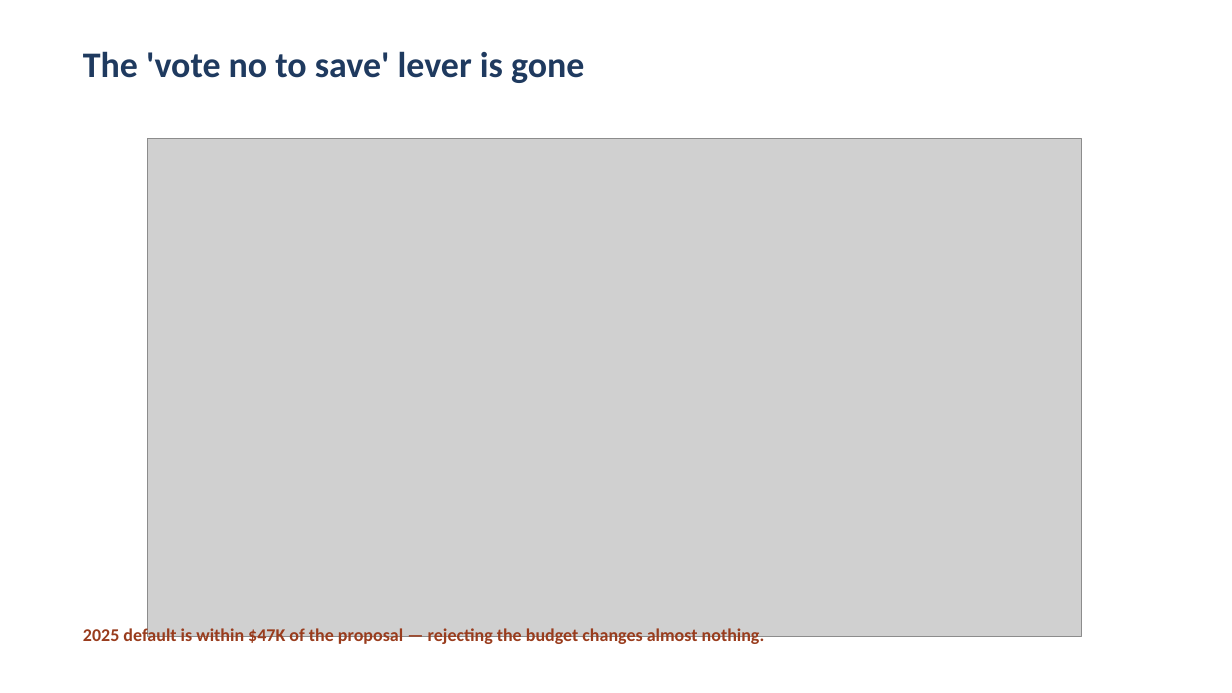
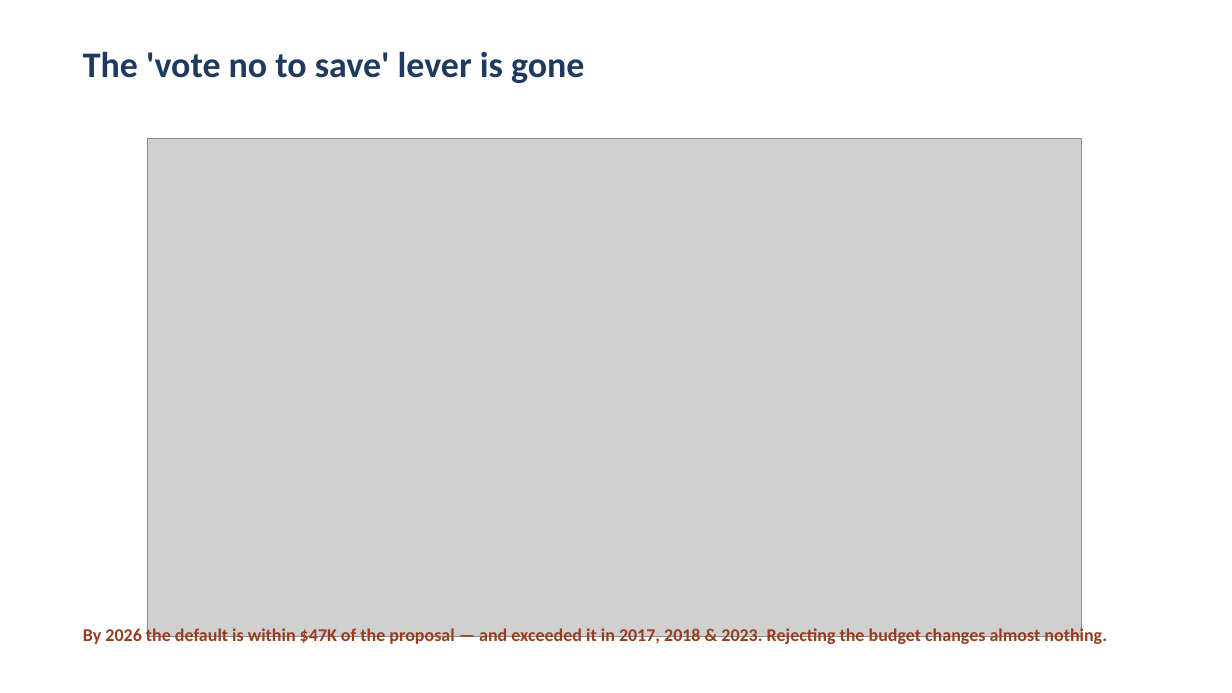
Before and after one commit to 97n8/puddlejumper, a slide deck: slide 4 of docs/analyses/swanzey-financial-review/Deliverables/Board Presentation.pptx. Drawn at 1232x693 pixels with LibreOffice and Linux fonts; fonts in the diff are those of the drawing; grey boxes stand for pictures. Boxes give left, top, right and bottom in pixels: in the first picture for what was removed or moved away, otherwise in the second. Text is boxed around its words. In the diff, an @@ line names an element or a change of style, - is before the commit and + after.

```diff
--- a/docs/analyses/swanzey-financial-review/Deliverables/Board Presentation.pptx
+++ b/docs/analyses/swanzey-financial-review/Deliverables/Board Presentation.pptx
@@ text at [83,626,1107,646]: text changed @@
-2025 default is within $47K of the proposal — rejecting the budget changes almost nothing.
+By 2026 the default is within $47K of the proposal — and exceeded it in 2017, 2018 & 2023. Rejecting the budget changes almost nothing.
```
Also in this commit, not shown: 1 other slide changed, 13 other files.
